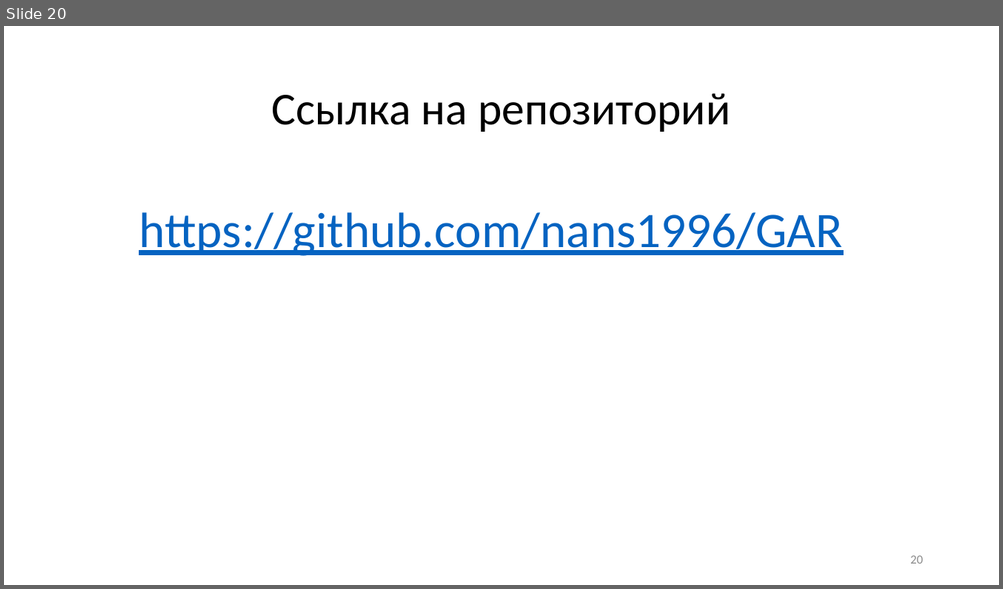
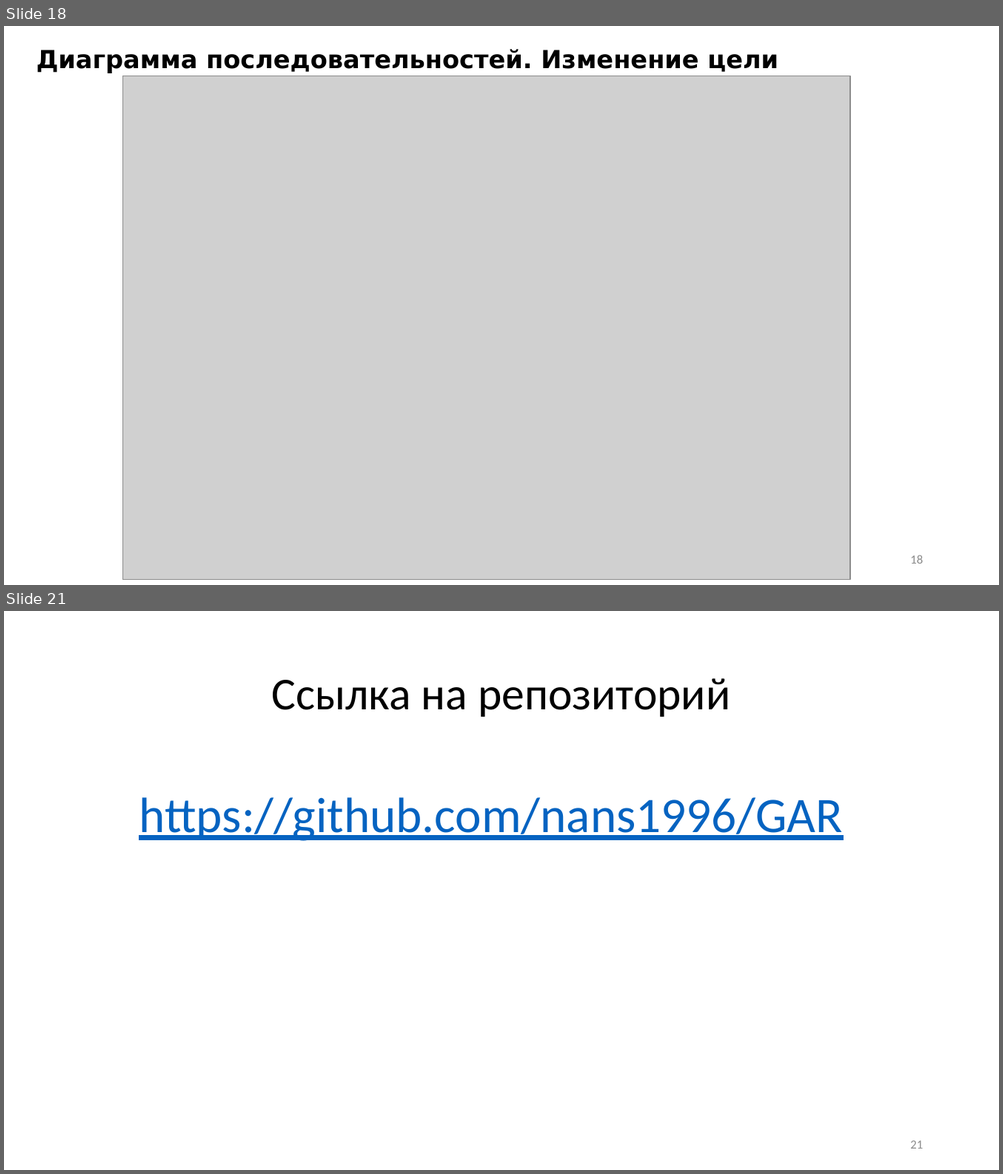
Before and after one commit to nans1996/GAR, a slide deck: ПРИ115-РПС-КП_03.pptx. Shown one above the other, each under a label of ours: slide 20 before the commit, slides 18 and 21 after it; the slides between them are not shown. The pictures are 1003x589 and 1003x1174 pixels, drawn with LibreOffice and Linux fonts; fonts in the diff are those of the drawing; grey boxes stand for pictures. Boxes give left, top, right and bottom in pixels: in the first picture for what was removed or moved away, otherwise in the second. Text is boxed around its words. In the diff, an @@ line names an element or a change of style, - is before the commit and + after.

```diff
--- a/ПРИ115-РПС-КП_03.pptx
+++ b/ПРИ115-РПС-КП_03.pptx
@@ slide 18 added at box(4, 26, 999, 585), background #FFFFFF @@
@@ text added at box(37, 49, 778, 73), 24 pt, text #000000, bold @@
+Диаграмма последовательностей. Изменение цели
@@ picture added at box(122, 76, 850, 580) @@
@@ page number added at box(910, 555, 922, 564), 12 pt, text #8C8C8C @@
+18
@@ what was slide 20 is now slide 21 @@
@@ page number at box(910, 1141, 922, 1149): text changed @@
-20
+21
```
Also in this commit, not shown: 3 slides changed.
